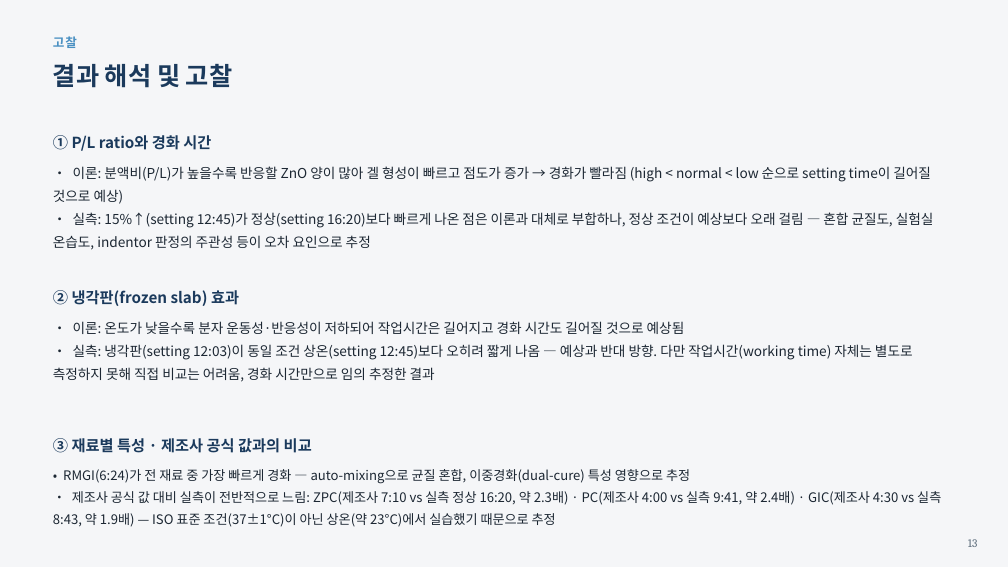
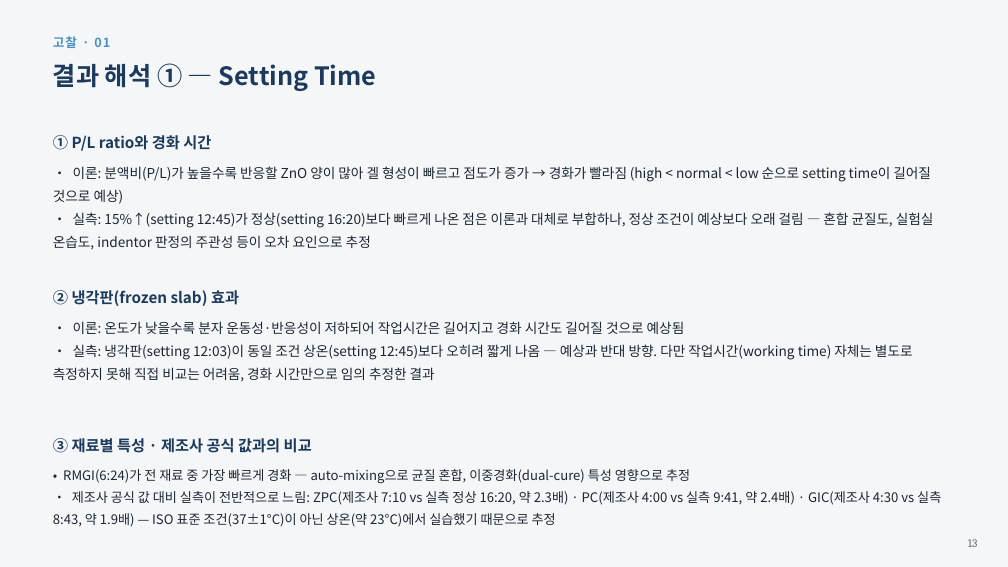
Before and after one commit to yojokem/-, a slide deck: slide 13 of 수복치과재료학실험/수복치과재료학실험_DentalCements_20260922.pptx. Drawn at 1008x567 pixels with LibreOffice and Linux fonts; fonts in the diff are those of the drawing. Boxes give left, top, right and bottom in pixels: in the first picture for what was removed or moved away, otherwise in the second. Text is boxed around its words. In the diff, an @@ line names an element or a change of style, - is before the commit and + after.

```diff
--- a/수복치과재료학실험/수복치과재료학실험_DentalCements_20260922.pptx
+++ b/수복치과재료학실험/수복치과재료학실험_DentalCements_20260922.pptx
@@ text at [53, 36, 110, 48]: text changed @@
-고찰
+고찰 · 01
@@ text at [53, 63, 376, 91]: text changed @@
-결과 해석 및 고찰
+결과 해석 ① — Setting Time
```
Also in this commit, not shown: 2 other slides changed, 1 slide added, 3 other files.
